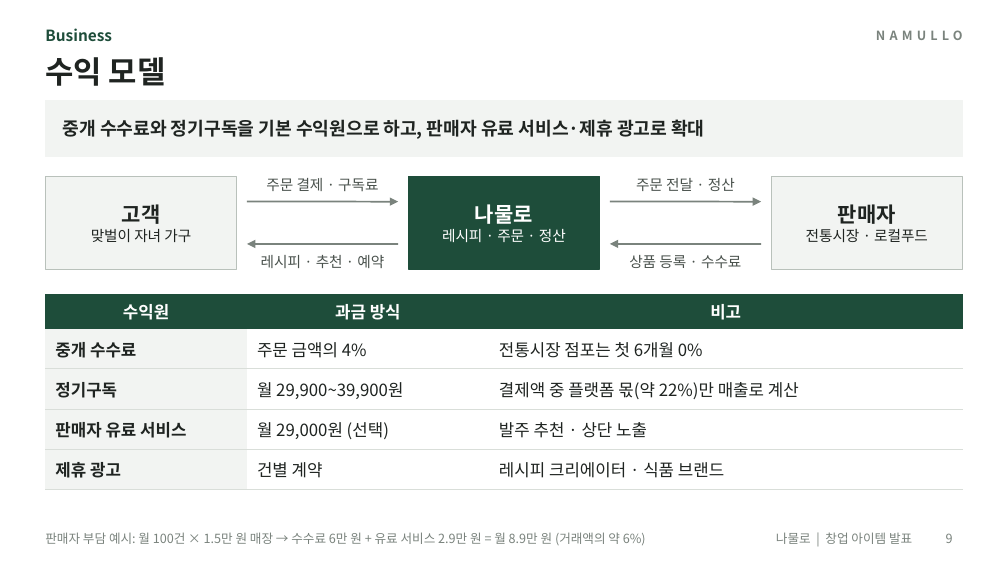
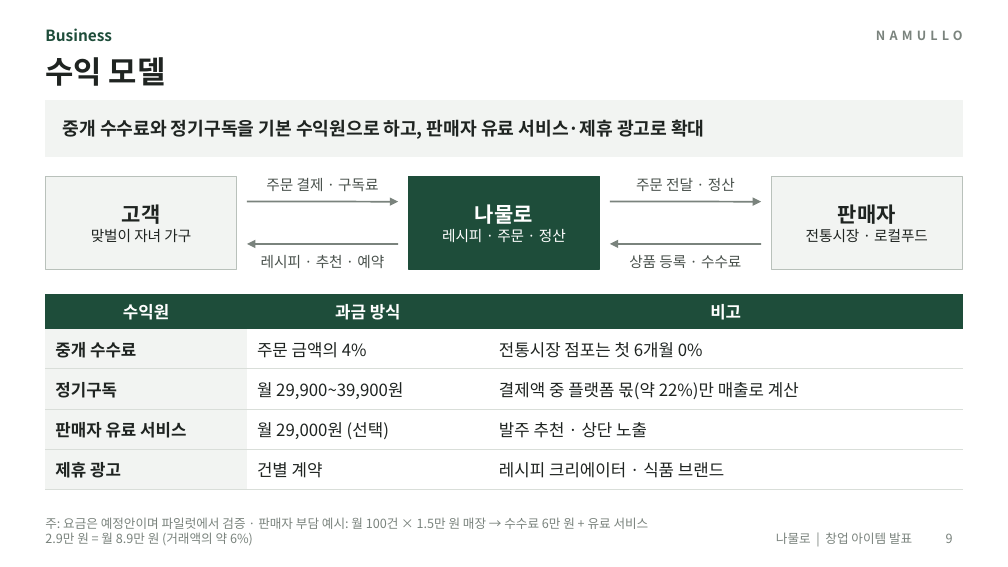
Before and after one commit to yonghoon7153-source/Yonghoon-DEM-DFT, a slide deck: slide 9 of namul-platform/02_발표자료_나물로.pptx. Drawn at 1008x567 pixels with LibreOffice and Linux fonts; fonts in the diff are those of the drawing. Boxes give left, top, right and bottom in pixels: in the first picture for what was removed or moved away, otherwise in the second. Text is boxed around its words. In the diff, an @@ line names an element or a change of style, - is before the commit and + after.

```diff
--- a/namul-platform/02_발표자료_나물로.pptx
+++ b/namul-platform/02_발표자료_나물로.pptx
@@ text at [45, 517, 649, 545]: text changed @@
-판매자 부담 예시: 월 100건 × 1.5만 원 매장 → 수수료 6만 원 + 유료 서비스 2.9만 원 = 월 8.9만 원 (거래액의 약 6%)
+주: 요금은 예정안이며 파일럿에서 검증 · 판매자 부담 예시: 월 100건 × 1.5만 원 매장 → 수수료 6만 원 + 유료 서비스 2.9만 원 = 월 8.9만 원 (거래액의 약 6%)
```
Also in this commit, not shown: 10 other slides changed, 19 other files.
